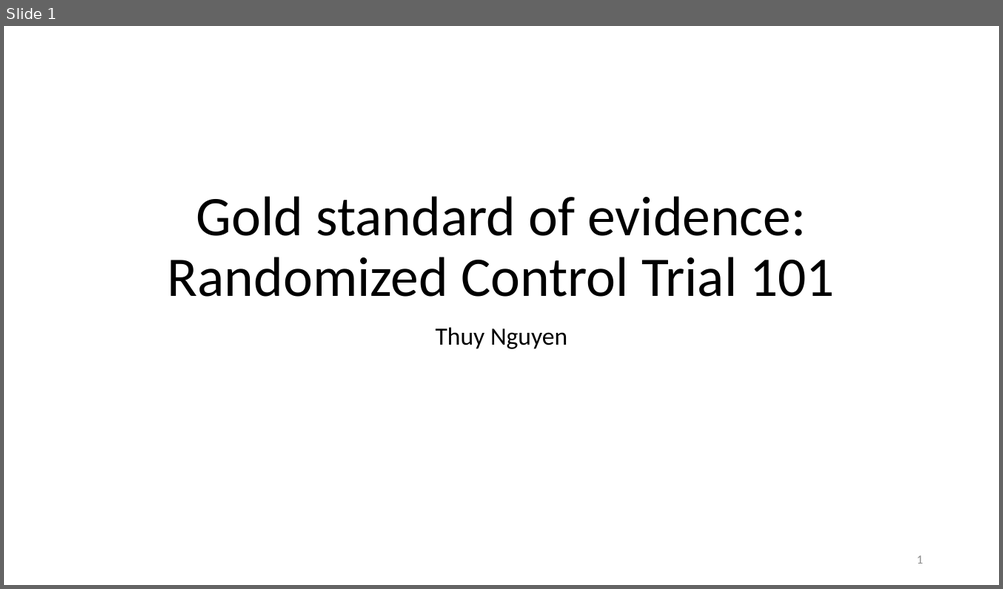
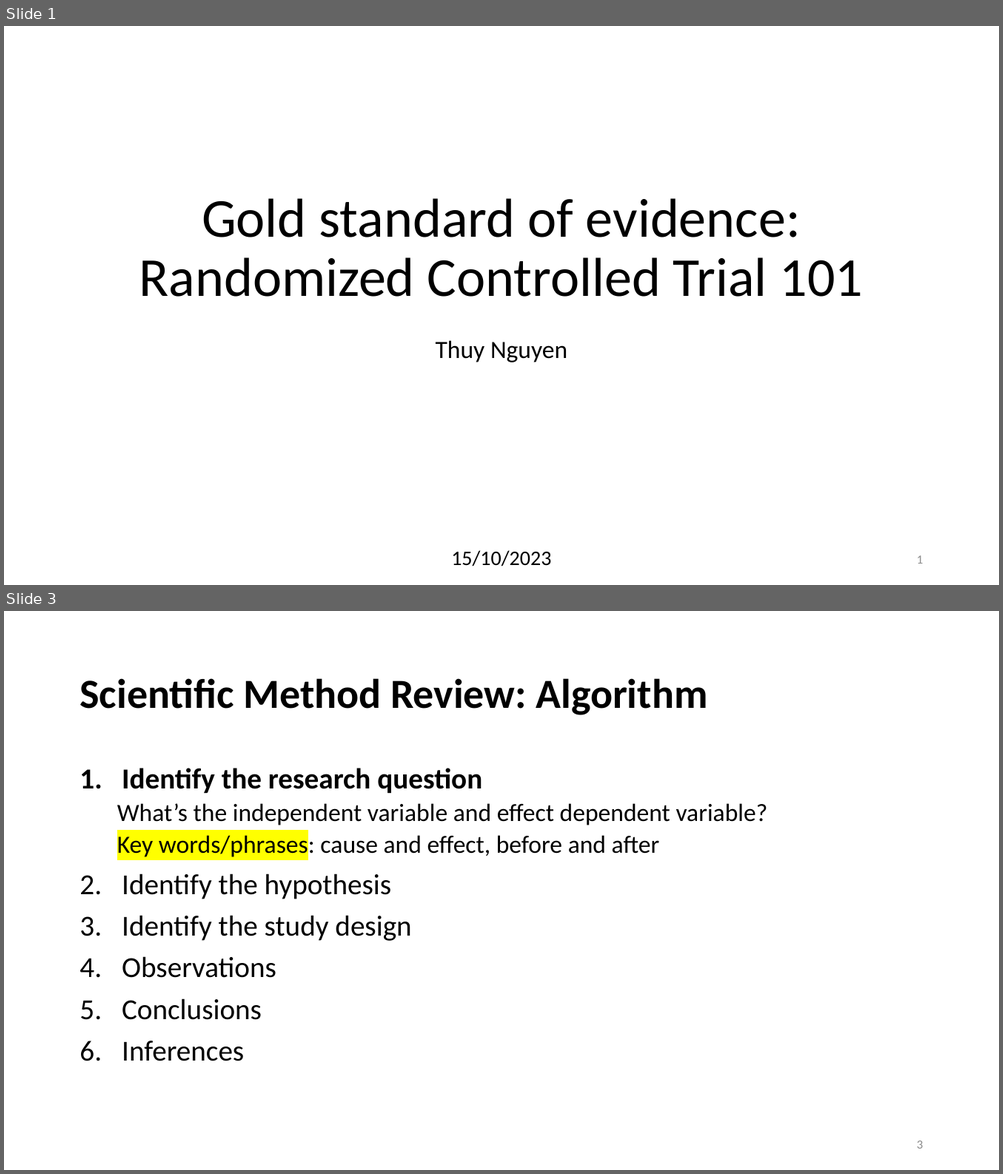
Before and after one commit to thuydtng/Adult-Education, a slide deck: Randomized Control Trial.pptx. Shown one above the other, each under a label of ours: slide 1 before the commit, slides 1 and 3 after it; the slides between them are not shown. The pictures are 1003x589 and 1003x1174 pixels, drawn with LibreOffice and Linux fonts; fonts in the diff are those of the drawing. Boxes give left, top, right and bottom in pixels: in the first picture for what was removed or moved away, otherwise in the second. Text is boxed around its words. In the diff, an @@ line names an element or a change of style, - is before the commit and + after.

Commit message:
Scientific method review

```diff
--- a/Randomized Control Trial.pptx
+++ b/Randomized Control Trial.pptx
@@ slide 3 added at (4,611,999,1170), background #FFFFFF @@
@@ title added at (79,678,708,715), 40 pt, text #000000, bold @@
+Scientific Method Review: Algorithm
@@ text added at (117,768,768,1062), 28 pt, text #000000 @@
+1. Identify the research question
+  What’s the independent variable and effect dependent variable?
+  Key words/phrases: cause and effect, before and after
+2. Identify the hypothesis
+3. Identify the study design
+4. Observations
+5. Conclusions
+6. Inferences
@@ page number added at (916,1141,922,1149), 12 pt, text #8C8C8C @@
+3
@@ slide 1 changed as well @@
@@ title at (139,198,863,297): text changed; size 54 to 53 pt @@
-Gold standard of evidence:
-Randomized Control Trial 101
+Gold standard of evidence:
+Randomized Controlled Trial 101
@@ subtitle "Thuy Nguyen": place and size @@
-subtitle "Thuy Nguyen" at (435,327,567,349)
+subtitle "Thuy Nguyen" at (435,340,567,363)
@@ text added at (451,551,551,567), 20 pt, text #000000 @@
+15/10/2023
```
Also in this commit, not shown: 15 other slides changed, 7 other slides added, 1 other file.
